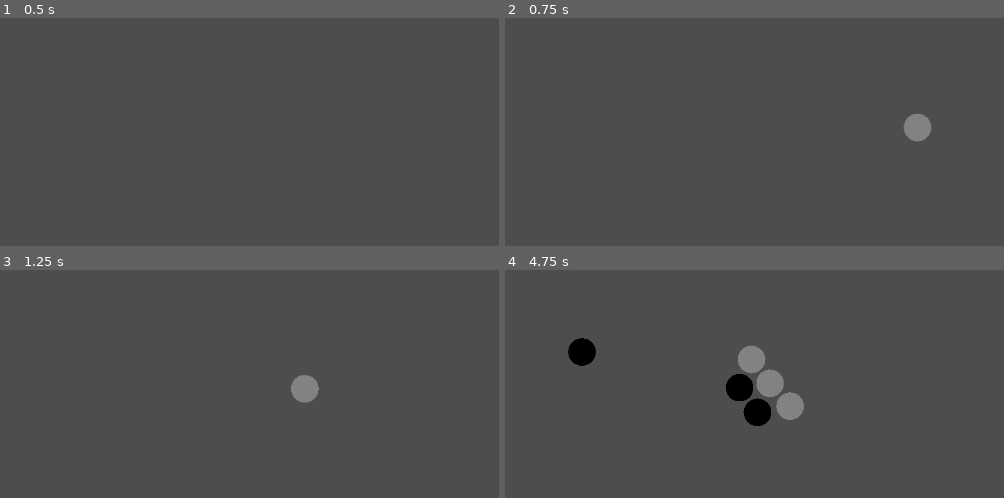
Above: before the commit, frames 1-4 (two rows, left to right).
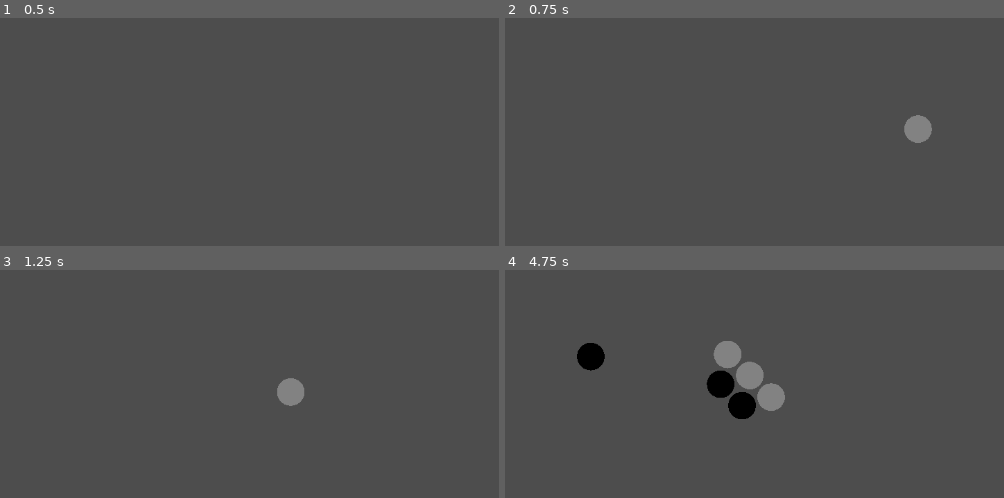
Above: after the commit, the same moments.

Repository: raymondyz/four-body-problem
Game: Godot game, scene res://game.tscn
Two runs of this game, one before a commit and one after it. Both use one fixed random seed, a clock stepped at 60 frames per second and the inputs below.
Inputs (mouse positions are in pixels of both pictures, inside the frame that each line leads up to):
- Up to frame 1 (0.5 s): no input
- Up to frame 2 (0.75 s): tap Enter at 0.5 s; move the mouse to (919, 109) at 0.52 s; press the mouse at (919, 109) at 0.53 s
- Up to frame 3 (1.25 s): no input
- Up to frame 4 (4.75 s): move the mouse to (584, 406) at 1.27 s; release the mouse at (584, 406) at 1.28 s; click (584, 406) at 1.35 s; move the mouse to (824, 285) at 2.02 s; press the mouse at (824, 285) at 2.03 s; move the mouse to (704, 475) at 2.77 s; release the mouse at (704, 475) at 2.78 s; click (704, 475) at 2.85 s; move the mouse to (984, 452) at 3.52 s; press the mouse at (984, 452) at 3.53 s; move the mouse to (505, 317) at 4.27 s; release the mouse at (505, 317) at 4.28 s; click (505, 317) at 4.35 s

Frame 1 is identical in both runs. In frame 2, less than 0.1% of the frame differs, in the area x 79-86%, y 42-55%; in frame 3, 0.7%; in frame 4, 3.8%, in the area x 12-60%, y 29-69%.

Commit message:
Finished draw, still working

Diff:
--- a/ball_piece.gd
+++ b/ball_piece.gd
@@ -8,6 +8,21 @@
 @export var p2_color: Color = Color.BLACK
 
 @onready var connect_collision_shape_2d = $ConnectCollisionShape2D
+
+var neighbors: Array[RigidBody2D] = []
+@export var line_color: Color = Color.RED
+
+func _draw() -> void:
+	for neighbor in neighbors:
+		if is_instance_valid(neighbor):
+			var local_target = to_local(neighbor.global_position)
+			draw_line(Vector2.ZERO, local_target, line_color, 2.0)
+
+
+func _process(_delta: float) -> void:
+	queue_redraw()
+
+
 
 func _physics_process(delta: float) -> void:
 	var velocity_threshold = 1.0
--- a/ball_piece.tscn
+++ b/ball_piece.tscn
@@ -9,7 +9,7 @@
 
 [node name="BallPiece" type="RigidBody2D"]
 gravity_scale = 0.0
-linear_damp = 5.0
+linear_damp = 4.0
 script = ExtResource("1_q1k2p")
 
 [node name="CollisionShape2D" type="CollisionShape2D" parent="."]
